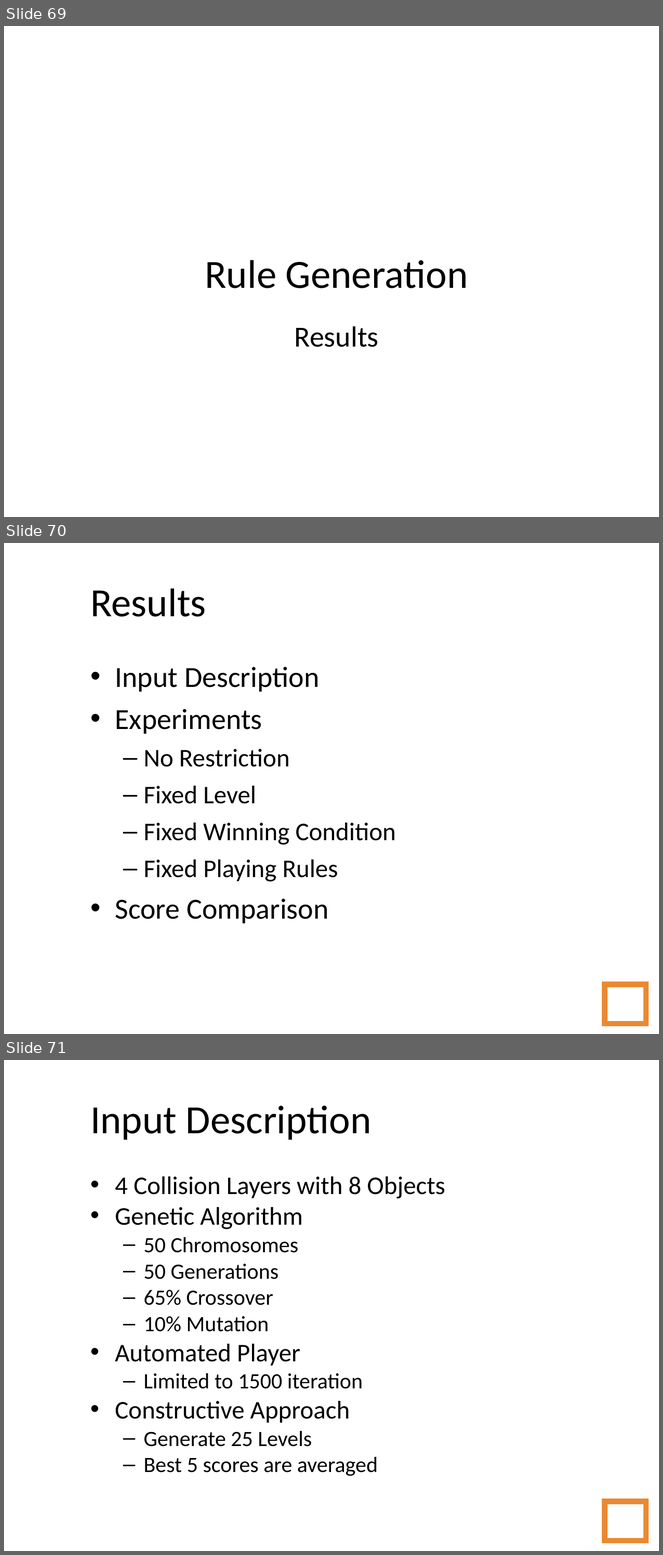
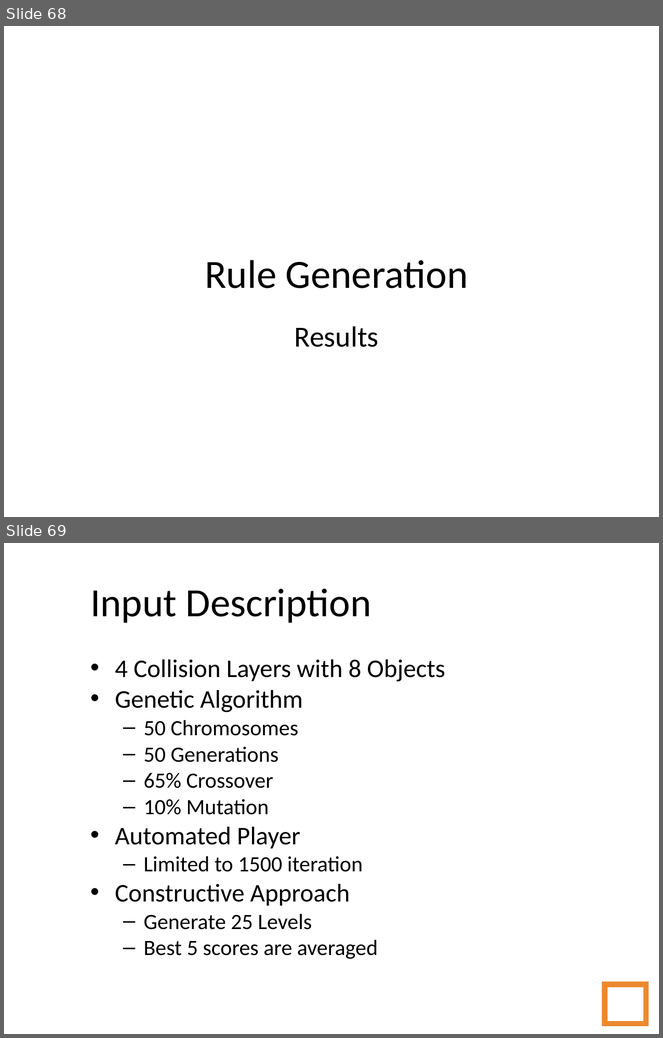
Before and after one commit to amidos2006/Automatic-Game-Script-Generation, a slide deck: Presentation/Automatic Game Script Generation - Short.ppt. Shown one above the other, each under a label of ours: slides 69, 70 and 71 before the commit, slides 68 and 69 after it. The pictures are 663x1555 and 663x1038 pixels, drawn with LibreOffice and Linux fonts; fonts in the diff are those of the drawing; background and template pictures are left out. Boxes give left, top, right and bottom in pixels: in the first picture for what was removed or moved away, otherwise in the second. Text is boxed around its words. In the diff, an @@ line names an element or a change of style, - is before the commit and + after.

```diff
--- a/Presentation/Automatic Game Script Generation - Short.ppt
+++ b/Presentation/Automatic Game Script Generation - Short.ppt
@@ slide 70 removed at <box>4,543,659,1034</box>, background picture (left out) @@
@@ title removed at <box>90,588,206,617</box> @@
-Results
@@ text removed at <box>115,667,396,924</box> @@
-• Input Description
-• Experiments
-  – No Restriction
-  – Fixed Level
-  – Fixed Winning Condition
-  – Fixed Playing Rules
-• Score Comparison
@@ page number removed at <box>605,984,646,1024</box> @@
-70
@@ what was slide 69 is now slide 68 @@
@@ what was slide 71 is now slide 69 @@
```
Also in this commit, not shown: 8 slides changed, 1 other slide removed, 15 other files.
